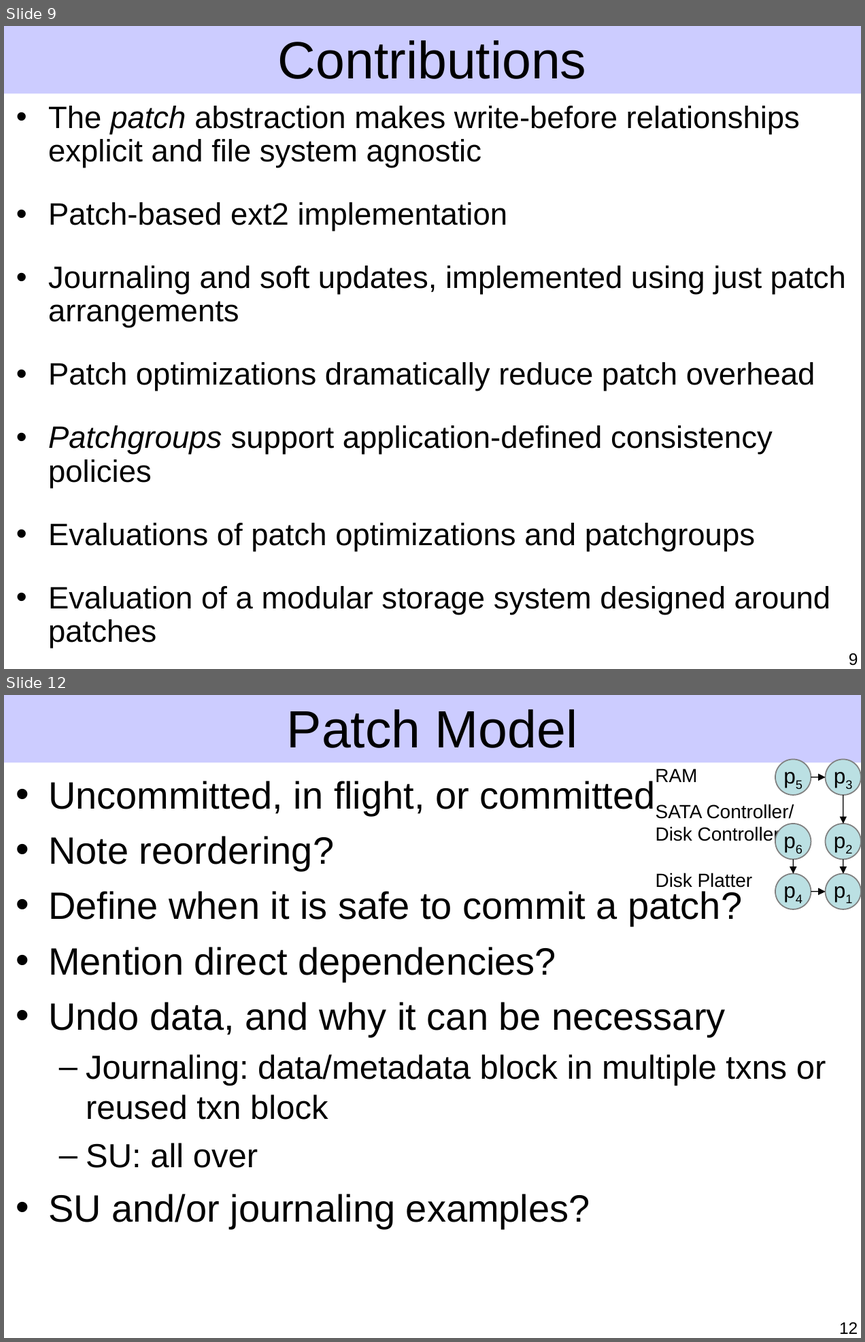
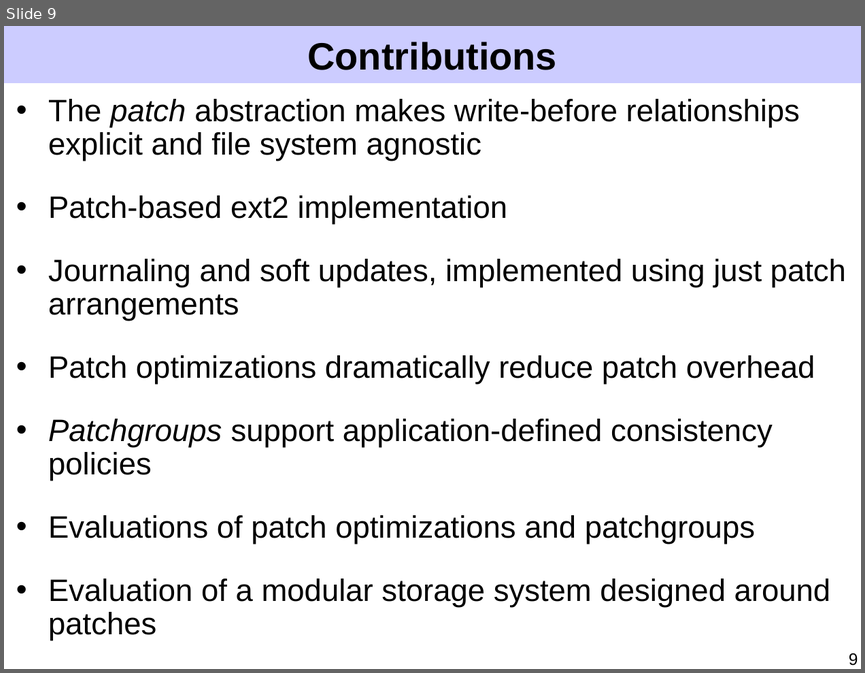
Before and after one commit to ucla-readable/fstitch-doc, a slide deck: sosp/pres.ppt. Shown one above the other, each under a label of ours: slides 9 and 12 before the commit, slide 9 after it; the slides between them are not shown. The pictures are 865x1342 and 865x673 pixels, drawn with LibreOffice and Linux fonts; fonts in the diff are those of the drawing. Boxes give left, top, right and bottom in pixels: in the first picture for what was removed or moved away, otherwise in the second. Text is boxed around its words. In the diff, an @@ line names an element or a change of style, - is before the commit and + after.

Commit message:
Motivation, patch model, and some patch optimization improvements.

```diff
--- a/sosp/pres.ppt
+++ b/sosp/pres.ppt
@@ slide 12 removed at [4,695,861,1338], background #FFFFFF; not listed: 1 template element that a slide beside it also shows @@
@@ title removed at [287,709,578,748] @@
-Patch Model
@@ text removed at [655,768,697,782] @@
-RAM
@@ ellipse removed at [775,759,811,795] @@
-p5
@@ ellipse removed at [825,759,861,795] @@
-p3
@@ text removed at [48,781,826,1229] @@
-• Uncommitted, in flight, or committed
-• Note reordering?
-• Define when it is safe to commit a patch?
-• Mention direct dependencies?
-• Undo data, and why it can be necessary
-  – Journaling: data/metadata block in multiple txns or reused txn block
-  – SU: all over
-• SU and/or journaling examples?
@@ arrow removed from (811, 777) to (825, 777) @@
@@ arrow removed from (843, 795) to (843, 824) @@
@@ text removed at [655,804,794,845] @@
-SATA Controller/
-Disk Controller
@@ ellipse removed at [775,824,811,860] @@
-p6
@@ ellipse removed at [825,824,861,860] @@
-p2
@@ text removed at [655,872,753,887] @@
-Disk Platter
@@ ellipse removed at [775,873,811,909] @@
-p4
@@ arrow removed from (793, 860) to (793, 873) @@
@@ ellipse removed at [825,873,861,909] @@
-p1
@@ arrow removed from (843, 860) to (843, 873) @@
@@ arrow removed from (811, 892) to (825, 892) @@
@@ page number removed at [839,1322,857,1334] @@
-12
@@ slide 9 changed as well @@
@@ rectangle: place and size @@
-rectangle at [4,26,861,94]
+rectangle at [4,26,861,83]
@@ title "Contributions" at [307,42,557,70]: size 44 to 32 pt, bold on @@
@@ text "The patch abstraction makes write-before ...": place and size @@
-text "The patch abstraction makes write-before ..." at [48,106,846,648]
+text "The patch abstraction makes write-before ..." at [48,99,846,641]
```
Also in this commit, not shown: 37 other slides changed, 8 slides added, 6 other slides removed.
